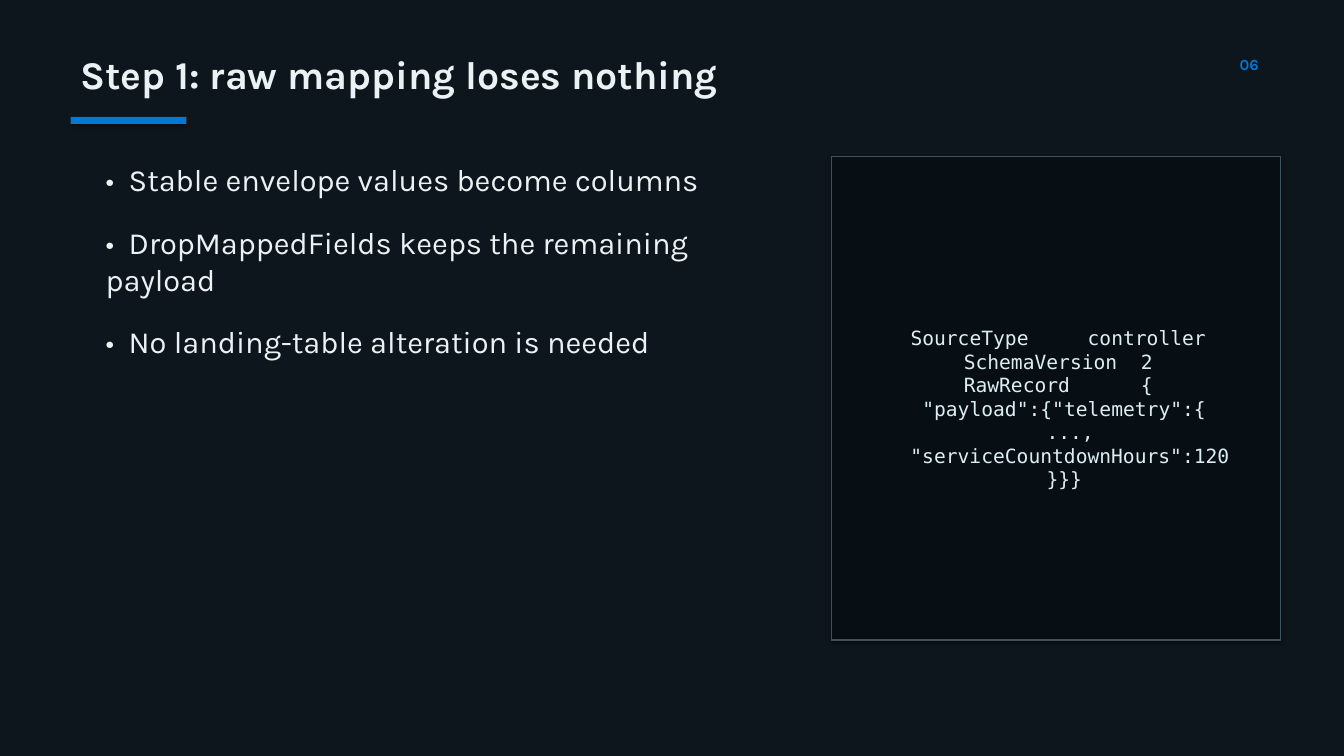
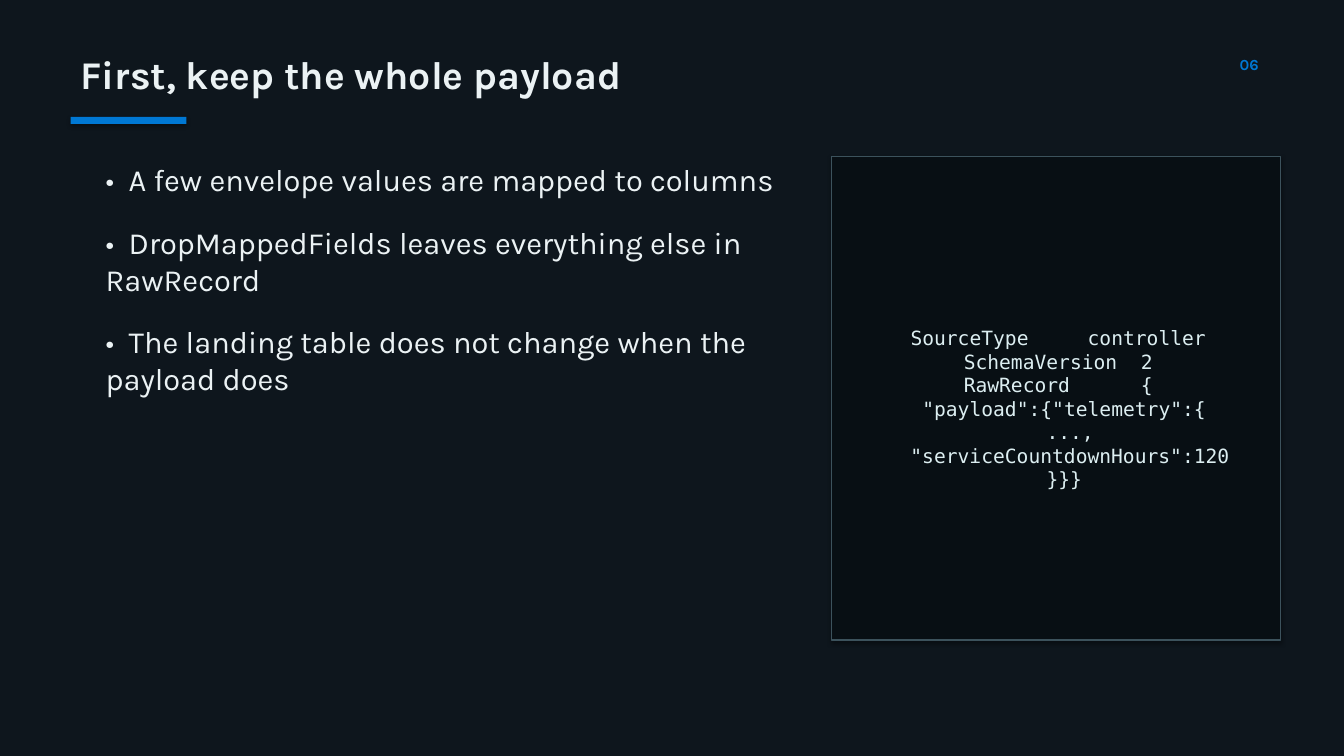
Before and after one commit to MatthieuLefebvre/eventhouse-schema-drift-reference, a slide deck: slide 6 of presentation/eventhouse-schema-drift-reference.pptx. Drawn at 1344x756 pixels with LibreOffice and Linux fonts; fonts in the diff are those of the drawing. Boxes give left, top, right and bottom in pixels: in the first picture for what was removed or moved away, otherwise in the second. Text is boxed around its words. In the diff, an @@ line names an element or a change of style, - is before the commit and + after.

```diff
--- a/presentation/eventhouse-schema-drift-reference.pptx
+++ b/presentation/eventhouse-schema-drift-reference.pptx
@@ text at (x1=80, y1=61, x2=622, y2=99): text changed @@
-Step 1: raw mapping loses nothing
+First, keep the whole payload
@@ text at (x1=106, y1=170, x2=773, y2=397): text changed @@
-• Stable envelope values become columns
-• DropMappedFields keeps the remaining payload
-• No landing-table alteration is needed
+• A few envelope values are mapped to columns
+• DropMappedFields leaves everything else in RawRecord
+• The landing table does not change when the payload does
```
Also in this commit, not shown: 15 other slides changed, 3 other files.
